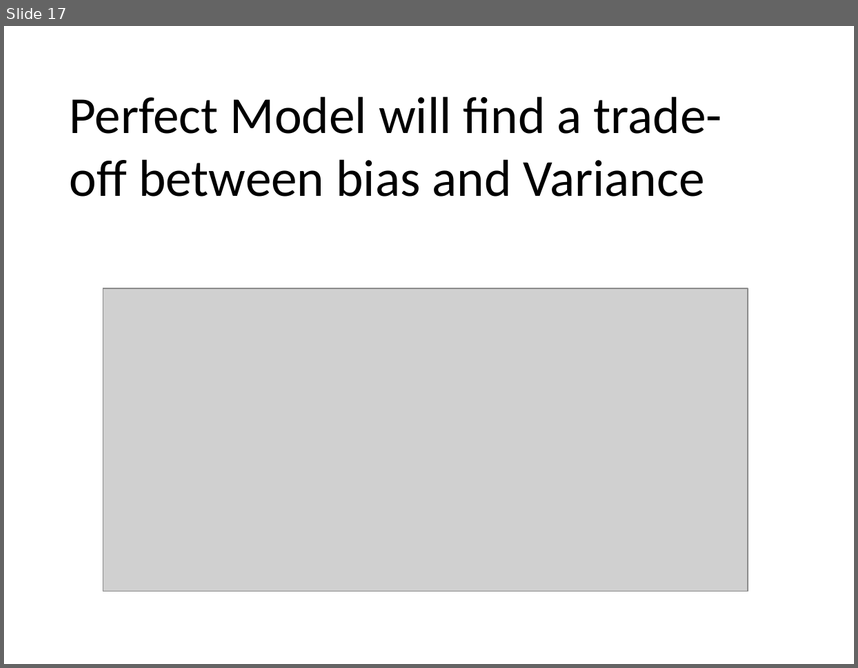
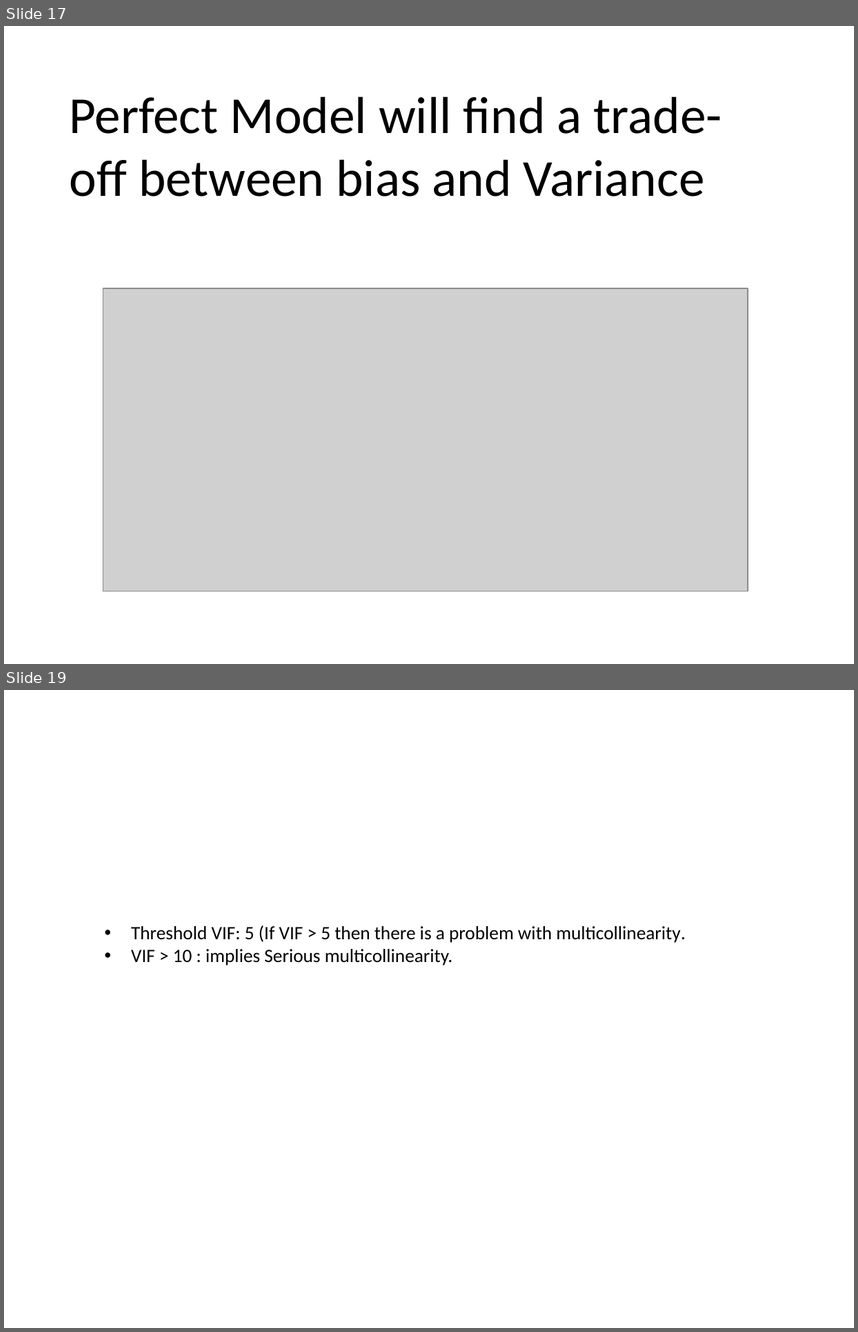
Before and after one commit to AAbbhishekk/IBMCApSTONE, a slide deck: Introduction To Linear Regression.pptx. Shown one above the other, each under a label of ours: slide 17 before the commit, slides 17 and 19 after it; the slides between them are not shown. The pictures are 858x668 and 858x1332 pixels, drawn with LibreOffice and Linux fonts; fonts in the diff are those of the drawing; grey boxes stand for pictures. Boxes give left, top, right and bottom in pixels: in the first picture for what was removed or moved away, otherwise in the second. Text is boxed around its words. In the diff, an @@ line names an element or a change of style, - is before the commit and + after.

```diff
--- a/Introduction To Linear Regression.pptx
+++ b/Introduction To Linear Regression.pptx
@@ slide 19 added at [4, 690, 854, 1328], background #FFFFFF @@
@@ text added at [131, 925, 686, 965], 16 pt, text #000000 @@
+• Threshold VIF: 5 (If VIF > 5 then there is a problem with multicollinearity.
+• VIF > 10 : implies Serious multicollinearity.
```
Also in this commit, not shown: 4 other slides added.
